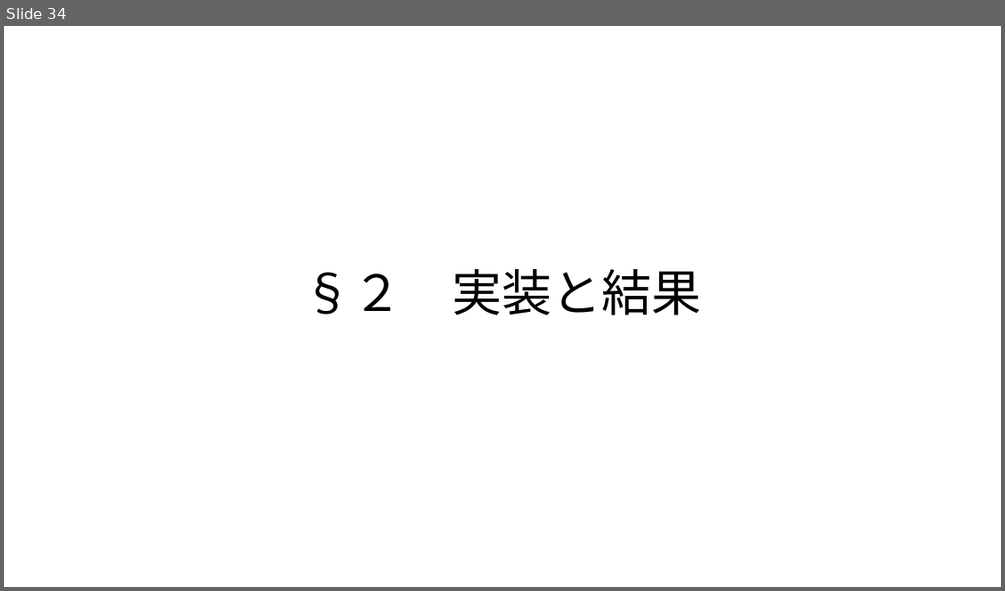
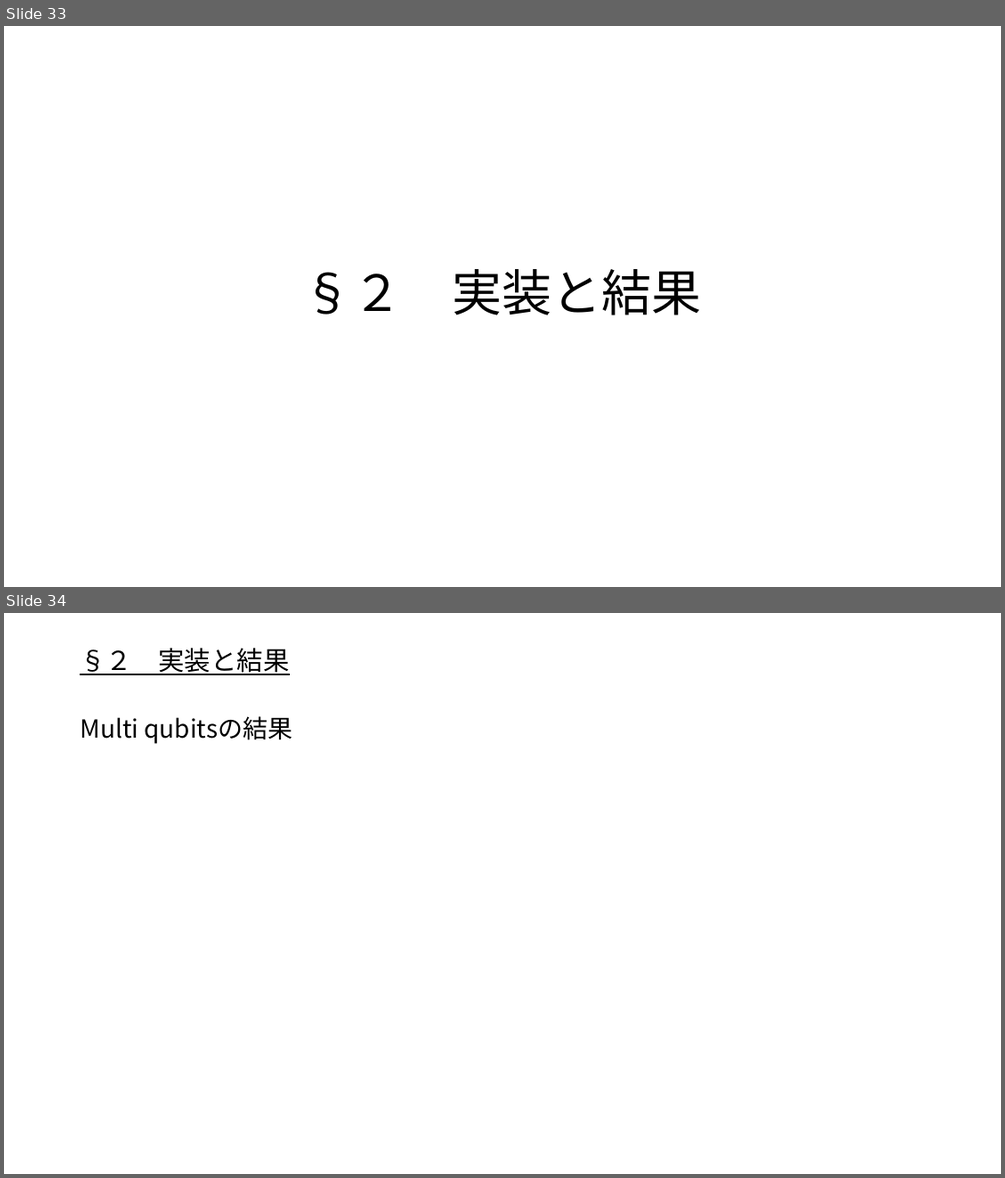
Before and after one commit to outk/graduate_thesis, a slide deck: 量子状態トモグラフィー.pptx. Shown one above the other, each under a label of ours: slide 34 before the commit, slides 33 and 34 after it. The pictures are 1005x591 and 1005x1178 pixels, drawn with LibreOffice and Linux fonts; fonts in the diff are those of the drawing. Boxes give left, top, right and bottom in pixels: in the first picture for what was removed or moved away, otherwise in the second. Text is boxed around its words. In the diff, an @@ line names an element or a change of style, - is before the commit and + after.

```diff
--- a/量子状態トモグラフィー.pptx
+++ b/量子状態トモグラフィー.pptx
@@ slide 34 added at (4,613,1001,1174), background #FFFFFF @@
@@ title added at (73,643,933,682), outline #FFFFFF 0.75 pt, 25.2 pt, text #000000, underline @@
+§２ 実装と結果
@@ text added at (80,716,293,744), 24 pt, text #000000 @@
+Multi qubitsの結果
@@ what was slide 34 is now slide 33 @@
```
Also in this commit, not shown: 1 slide changed, 4 other slides added, 2 slides removed.
